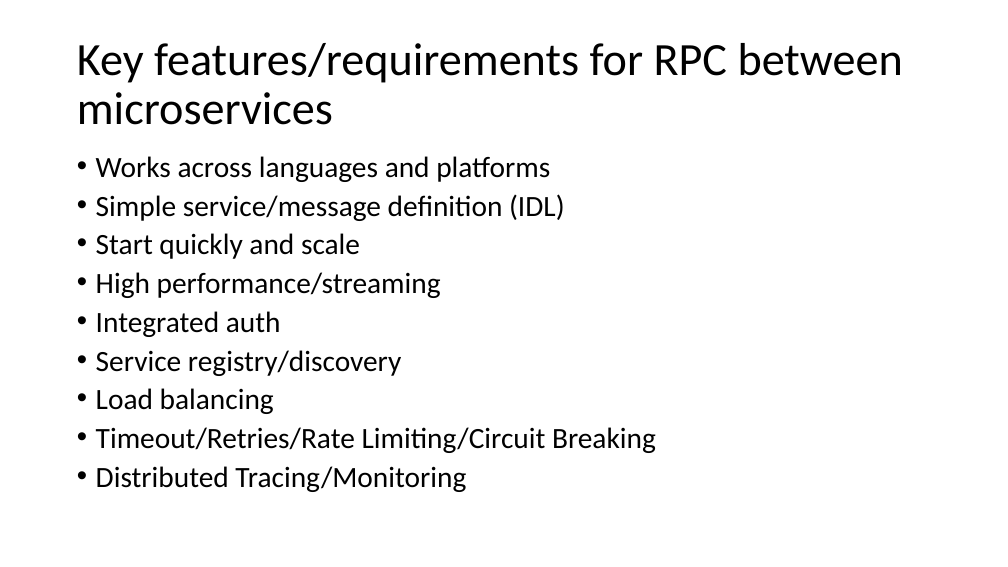
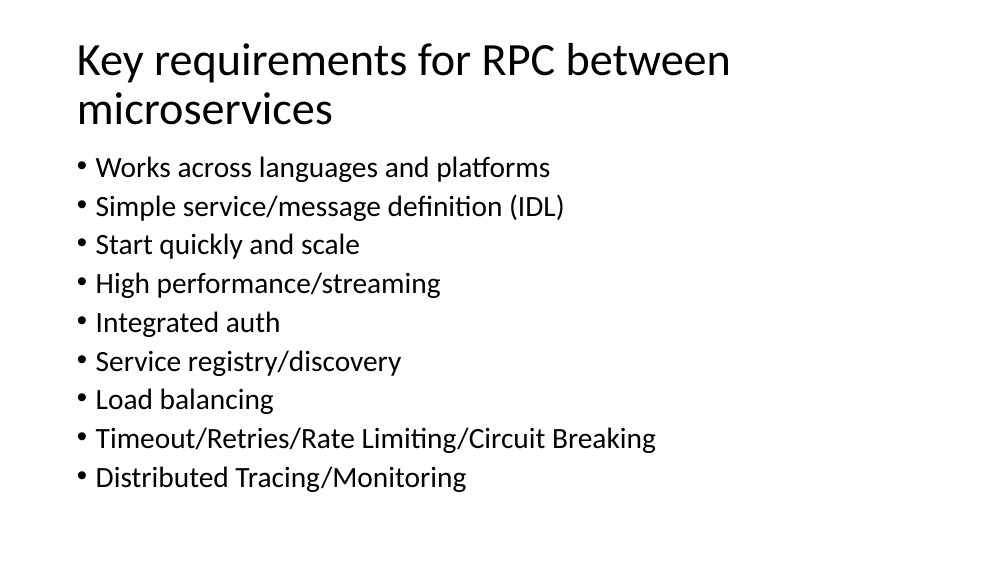
Before and after one commit to strongloop/loopback-example-polyglot, a slide deck: slide 4 of Polyglot Microservices.pptx. Drawn at 1008x567 pixels with LibreOffice and Linux fonts; fonts in the diff are those of the drawing. Boxes give left, top, right and bottom in pixels: in the first picture for what was removed or moved away, otherwise in the second. Text is boxed around its words. In the diff, an @@ line names an element or a change of style, - is before the commit and + after.

```diff
--- a/Polyglot Microservices.pptx
+++ b/Polyglot Microservices.pptx
@@ title at box(77, 43, 731, 125): text changed @@
-Key features/requirements for RPC between microservices
+Key requirements for RPC between microservices
```
Also in this commit, not shown: 2 other slides changed, 3 other files.
